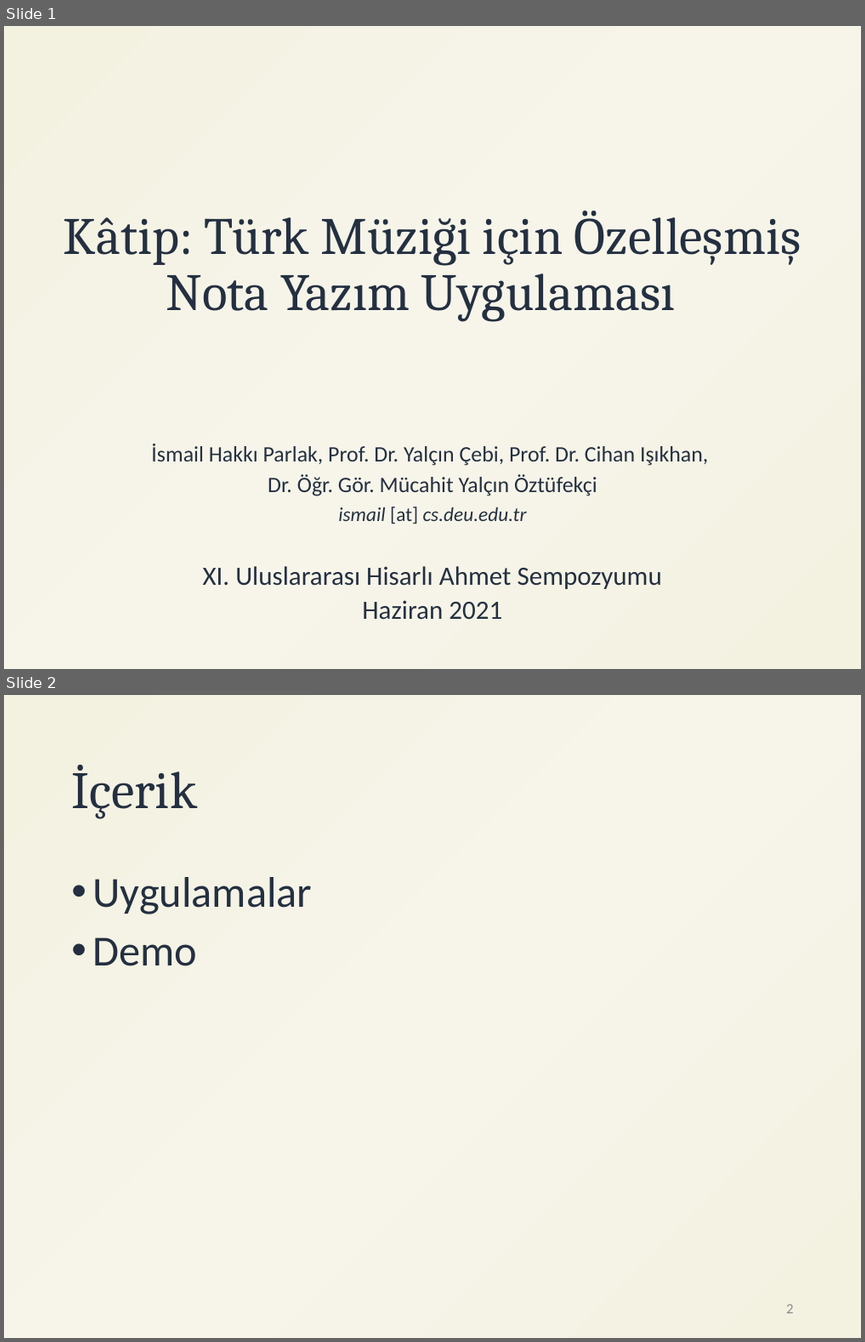
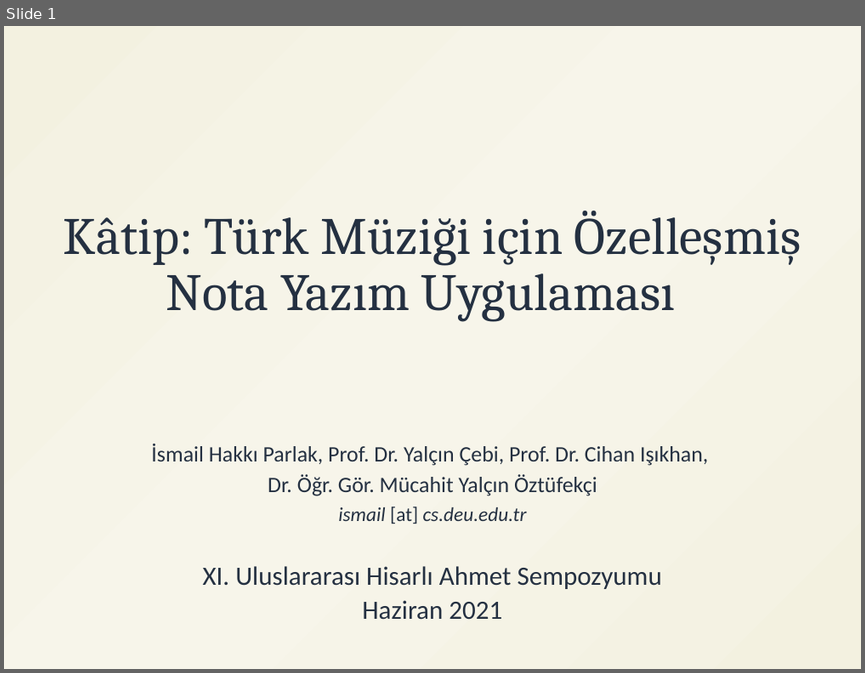
Before and after one commit to ihpar/katip, a slide deck: assets/Katip.pptx. Shown one above the other, each under a label of ours: slides 1 and 2 before the commit, slide 1 after it. The pictures are 865x1342 and 865x673 pixels, drawn with LibreOffice and Linux fonts; fonts in the diff are those of the drawing. Boxes give left, top, right and bottom in pixels: in the first picture for what was removed or moved away, otherwise in the second. Text is boxed around its words. In the diff, an @@ line names an element or a change of style, - is before the commit and + after.

```diff
--- a/assets/Katip.pptx
+++ b/assets/Katip.pptx
@@ slide 2 removed at (4, 695, 861, 1338), background gradient #F3F1E0 to #F7F5EA @@
@@ title removed at (71, 765, 197, 819) @@
-İçerik
@@ text removed at (93, 877, 313, 966) @@
-• Uygulamalar
-• Demo
@@ page number removed at (786, 1304, 793, 1313) @@
-2
```
Also in this commit, not shown: 2 slides changed, 4 slides added, 1 other file.
